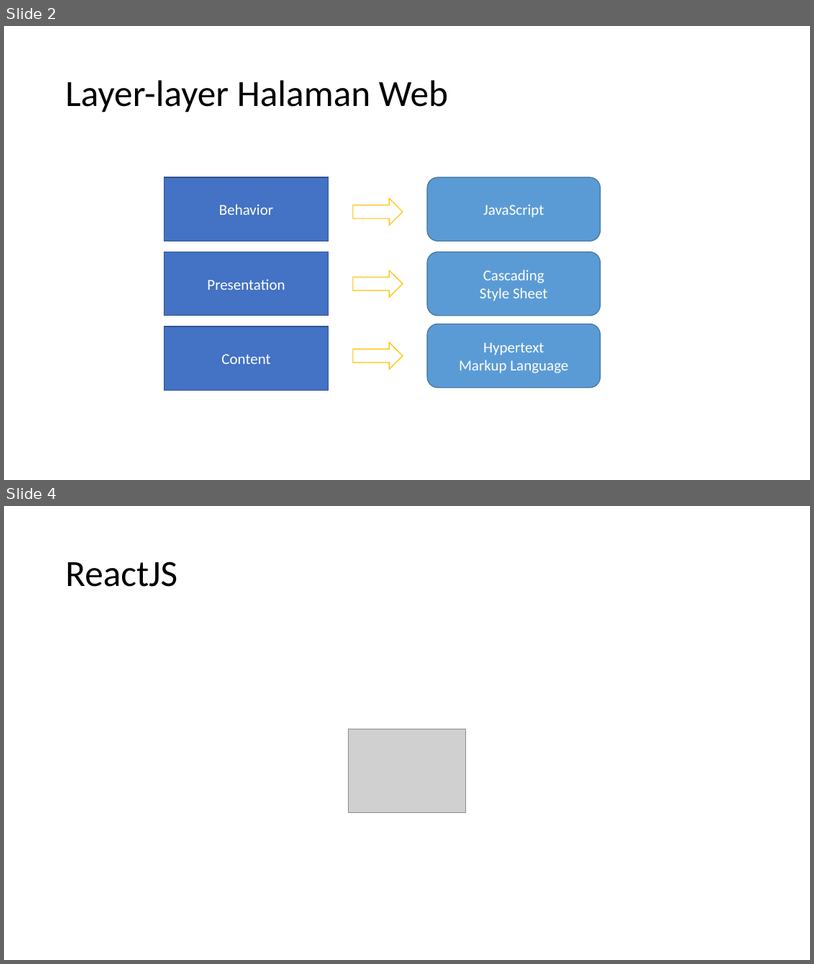
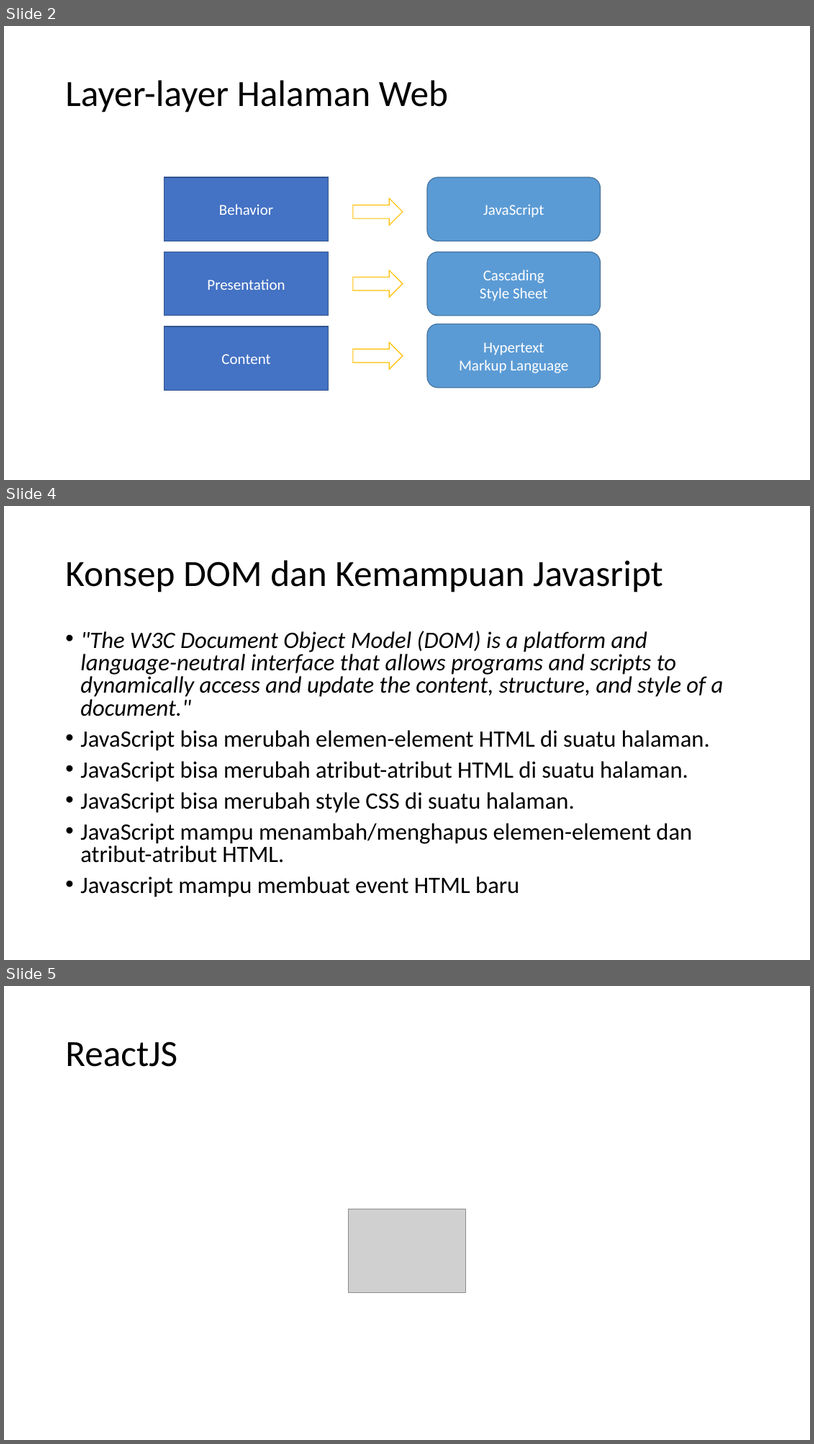
Before and after one commit to samwildan/react-heroku-firebase, a slide deck: materi/Web-React-Heroku_firebase.pptx. Shown one above the other, each under a label of ours: slides 2 and 4 before the commit, slides 2, 4 and 5 after it; the slides between them are not shown. The pictures are 814x964 and 814x1444 pixels, drawn with LibreOffice and Linux fonts; fonts in the diff are those of the drawing; grey boxes stand for pictures. Boxes give left, top, right and bottom in pixels: in the first picture for what was removed or moved away, otherwise in the second. Text is boxed around its words. In the diff, an @@ line names an element or a change of style, - is before the commit and + after.

Commit message:
update DOM Javascript

```diff
--- a/materi/Web-React-Heroku_firebase.pptx
+++ b/materi/Web-React-Heroku_firebase.pptx
@@ slide 4 added at (4, 506, 810, 960), background #FFFFFF @@
@@ title added at (65, 560, 664, 592), 44 pt, text #000000 @@
+Konsep DOM dan Kemampuan Javasript
@@ text added at (80, 631, 724, 897), 28 pt, text #000000 @@
+• "The W3C Document Object Model (DOM) is a platform and language-neutral interface that allows programs and scripts to dynamically access and update the content, structure, and style of a document."
+• JavaScript bisa merubah elemen-element HTML di suatu halaman.
+• JavaScript bisa merubah atribut-atribut HTML di suatu halaman.
+• JavaScript bisa merubah style CSS di suatu halaman.
+• JavaScript mampu menambah/menghapus elemen-element dan atribut-atribut HTML.
+• Javascript mampu membuat event HTML baru
@@ what was slide 4 is now slide 5 @@
```
Also in this commit, not shown: 9 slides changed, 1 other slide added.
